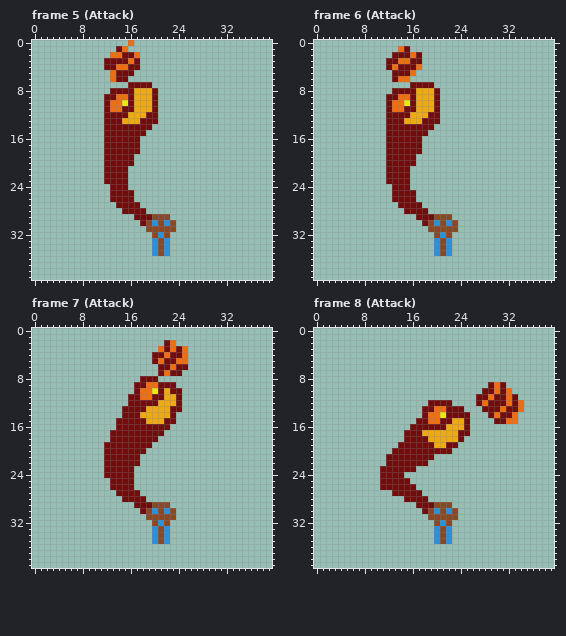
Edited in one commit: pixel-art file (Assets/Sprites/LeaderSprites/Ally Cursed Idol.aseprite). Above is the file before it was changed.
40x40 pixels, 27 frames. Shown: frame 5 (Attack), frame 6 (Attack), frame 7 (Attack), frame 8 (Attack). The commit also changed other frames, which this record leaves out.
And afterwards:
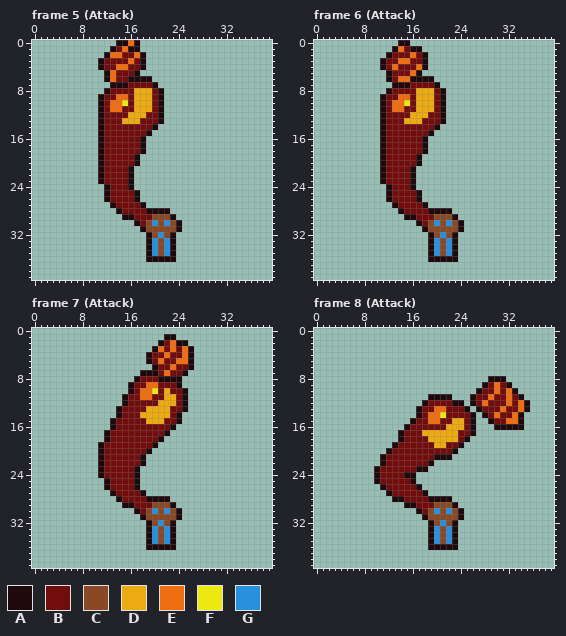
Palette (. is transparent): A #1e090d  B #720d0d  C #8a4926  D #ecab11  E #ef6e10  F #ece910  G #2890dc
Edits made:
layer "Outline" added
Frame 5 (Attack), layer "Outline":
y 0: x 14..15 .. -> AA; x 17 . -> A
y 1: x 13 . -> A; x 16..17 .. -> AA
y 2: x 12 . -> A; x 18 . -> A
y 3..4: x 11 . -> A; x 18 . -> A
y 5: x 12 . -> A; x 17 . -> A
y 6: x 12 . -> A; x 16..19 .... -> AAAA
y 7: x 13..15 ... -> AAA; x 20 . -> A
y 8: x 12 . -> A; x 21 . -> A
y 9..13: x 11 . -> A; x 21 . -> A
y 14: x 11 . -> A; x 20 . -> A
y 15: x 11 . -> A; x 19 . -> A
y 16..18: x 11 . -> A; x 18 . -> A
y 19..20: x 11 . -> A; x 17 . -> A
y 21..23: x 11 . -> A; x 16 . -> A
y 24: x 12 . -> A; x 16 . -> A
y 25..26: x 12 . -> A; x 17 . -> A
y 27: x 13 . -> A; x 18 . -> A
y 28: x 14 . -> A; x 19..22 .... -> AAAA
y 29: x 15..16 .. -> AA; x 23 . -> A
y 30: x 17 . -> A; x 24 . -> A
y 31: x 18 . -> A; x 24 . -> A
y 32..35: x 19 . -> A; x 23 . -> A
y 36: x 19..23 ..... -> AAAAA
Frame 6 (Attack), layer "Outline":
y 0: x 14..15 .. -> AA
y 1: x 13 . -> A; x 16..17 .. -> AA
y 2: x 12 . -> A; x 18 . -> A
y 3..4: x 11 . -> A; x 18 . -> A
y 5: x 12 . -> A; x 17 . -> A
y 6: x 12 . -> A; x 16..19 .... -> AAAA
y 7: x 13..15 ... -> AAA; x 20 . -> A
y 8: x 12 . -> A; x 21 . -> A
y 9..13: x 11 . -> A; x 21 . -> A
y 14: x 11 . -> A; x 20 . -> A
y 15: x 11 . -> A; x 19 . -> A
y 16..18: x 11 . -> A; x 18 . -> A
y 19..20: x 11 . -> A; x 17 . -> A
y 21..23: x 11 . -> A; x 16 . -> A
y 24: x 12 . -> A; x 16 . -> A
y 25..26: x 12 . -> A; x 17 . -> A
y 27: x 13 . -> A; x 18 . -> A
y 28: x 14 . -> A; x 19..22 .... -> AAAA
y 29: x 15..16 .. -> AA; x 23 . -> A
y 30: x 17 . -> A; x 24 . -> A
y 31: x 18 . -> A; x 24 . -> A
y 32..35: x 19 . -> A; x 23 . -> A
y 36: x 19..23 ..... -> AAAAA
Frame 7 (Attack), layer "Outline":
y 1: x 22..23 .. -> AA
y 2: x 21 . -> A; x 24..25 .. -> AA
y 3: x 20 . -> A; x 26 . -> A
y 4..5: x 19 . -> A; x 26 . -> A
y 6: x 20 . -> A; x 26 . -> A
y 7: x 18..20 ... -> AAA; x 25 . -> A
y 8: x 17 . -> A; x 21..24 .... -> AAAA
y 9: x 16 . -> A; x 24 . -> A
y 10: x 16 . -> A; x 25 . -> A
y 11..12: x 15 . -> A; x 25 . -> A
y 13: x 14 . -> A; x 25 . -> A
y 14: x 14 . -> A; x 24 . -> A
y 15: x 13 . -> A; x 24 . -> A
y 16: x 13 . -> A; x 23 . -> A
y 17: x 12 . -> A; x 22 . -> A
y 18: x 12 . -> A; x 21 . -> A
y 19: x 11 . -> A; x 20 . -> A
y 20: x 11 . -> A; x 19 . -> A
y 21..22: x 11 . -> A; x 18 . -> A
y 23..24: x 11 . -> A; x 17 . -> A
y 25..26: x 12 . -> A; x 17 . -> A
y 27: x 13 . -> A; x 18 . -> A
y 28: x 14 . -> A; x 19..22 .... -> AAAA
y 29: x 15..16 .. -> AA; x 23 . -> A
y 30: x 17 . -> A; x 24 . -> A
y 31: x 18 . -> A; x 24 . -> A
y 32..35: x 19 . -> A; x 23 . -> A
y 36: x 19..23 ..... -> AAAAA
Frame 8 (Attack), layer "Outline":
y 8: x 29..31 ... -> AAA
y 9: x 28 . -> A; x 32 . -> A
y 10: x 27 . -> A; x 33 . -> A
y 11: x 19..22 .... -> AAAA; x 26 . -> A; x 34 . -> A
y 12: x 18 . -> A; x 23..24 .. -> AA; x 26 . -> A; x 35 . -> A
y 13: x 17 . -> A; x 25 . -> A; x 27 . -> A; x 35 . -> A
y 14: x 17 . -> A; x 26 . -> A; x 28 . -> A; x 34 . -> A
y 15: x 16 . -> A; x 26 . -> A; x 29 . -> A; x 34 . -> A
y 16: x 15 . -> A; x 26 . -> A; x 30..34 ..... -> AAAAA
y 17: x 14 . -> A; x 26 . -> A
y 18: x 14 . -> A; x 25 . -> A
y 19: x 13 . -> A; x 24 . -> A
y 20: x 12 . -> A; x 23 . -> A
y 21: x 11 . -> A; x 20..22 ... -> AAA
y 22: x 11 . -> A; x 19 . -> A
y 23: x 10 . -> A; x 17..18 .. -> AA
y 24: x 10 . -> A; x 15..16 .. -> AA
y 25: x 10 . -> A; x 16 . -> A
y 26: x 11 B -> A; x 17 . -> A
y 27: x 12 . -> A; x 18 . -> A
y 28: x 13..14 .. -> AA; x 19..22 .... -> AAAA
y 29: x 15..16 .. -> AA; x 23 . -> A
y 30: x 17 . -> A; x 24 . -> A
y 31: x 18 . -> A; x 24 . -> A
y 32..35: x 19 . -> A; x 23 . -> A
y 36: x 19..23 ..... -> AAAAA
Where, in picture pixels (left, top, right, bottom), the same in both pictures:
added: (98, 40, 182, 262)
added: (380, 40, 464, 262)
added: (98, 334, 194, 550)
changed: (374, 376, 530, 550)
